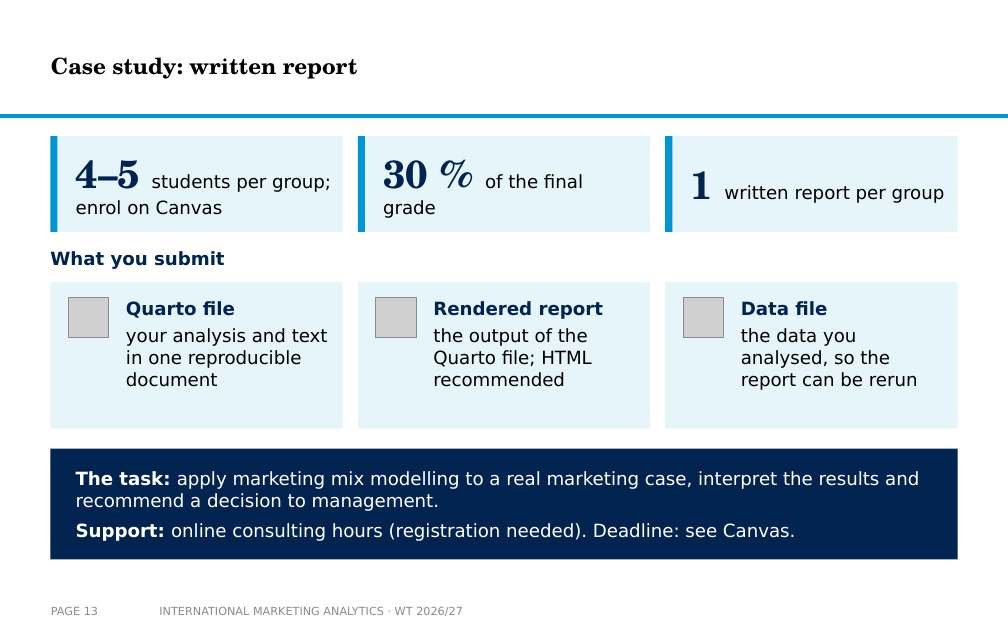
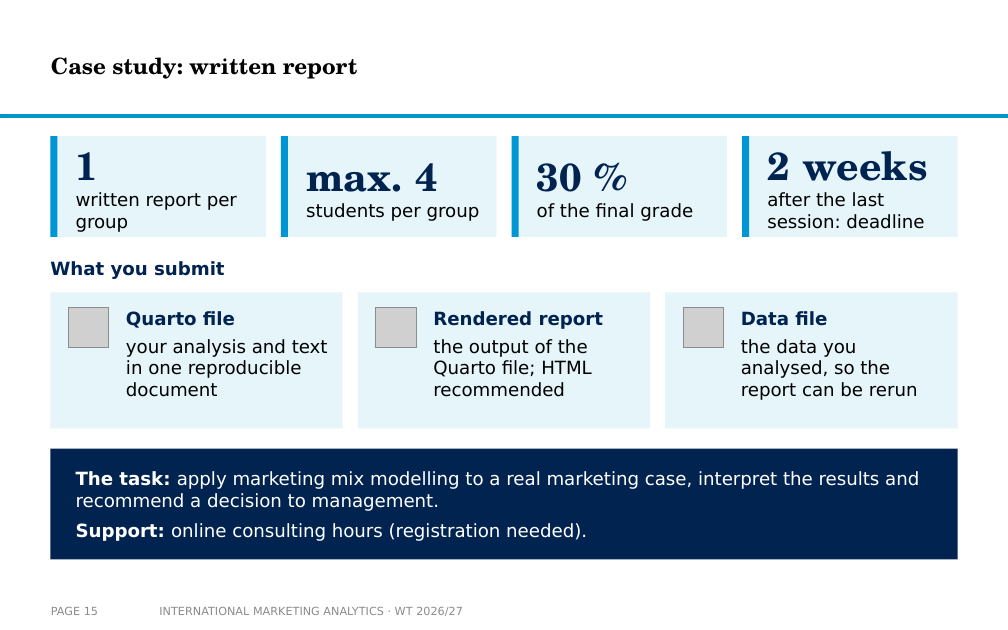
Before and after one commit to arnefloh-wu/International-Marketing-Analytics, a slide deck: slide 15 of slides/00a_course-content-and-style_WT26-27.pptx (slide 13 before the commit). Drawn at 1008x630 pixels with LibreOffice and Linux fonts; fonts in the diff are those of the drawing; grey boxes stand for pictures; background and template pictures are left out. Boxes give left, top, right and bottom in pixels: in the first picture for what was removed or moved away, otherwise in the second. Text is boxed around its words. In the diff, an @@ line names an element or a change of style, - is before the commit and + after.

```diff
--- a/slides/00a_course-content-and-style_WT26-27.pptx
+++ b/slides/00a_course-content-and-style_WT26-27.pptx
@@ rectangle: place and size @@
-rectangle at bbox=[50, 136, 57, 232]
+rectangle at bbox=[50, 136, 57, 237]
@@ rectangle: place and size @@
-rectangle at bbox=[50, 136, 343, 232]
+rectangle at bbox=[50, 136, 266, 237]
@@ rectangle: place and size @@
-rectangle at bbox=[358, 136, 365, 232]
+rectangle at bbox=[281, 136, 288, 237]
@@ rectangle: place and size @@
-rectangle at bbox=[358, 136, 650, 232]
+rectangle at bbox=[281, 136, 497, 237]
@@ rectangle added at bbox=[512, 136, 728, 237], fill #E5F5FA @@
@@ rectangle added at bbox=[512, 136, 519, 237], fill #0096D3 @@
@@ rectangle: place and size @@
-rectangle at bbox=[665, 136, 958, 232]
+rectangle at bbox=[742, 136, 958, 237]
@@ rectangle: place and size @@
-rectangle at bbox=[665, 136, 672, 232]
+rectangle at bbox=[742, 136, 749, 237]
@@ text at bbox=[76, 152, 237, 232]: text changed @@
-1 written report per group
+1
+written report per group
@@ text at bbox=[306, 163, 480, 221]: text changed @@
-4–5 students per group; enrol on Canvas
+max. 4
+students per group
@@ text at bbox=[537, 163, 693, 221]: text changed @@
-30 % of the final grade
+30 %
+of the final grade
@@ text added at bbox=[767, 151, 928, 229], 13 pt, text #000000 @@
+2 weeks
+after the last session: deadline
@@ 3 pictures, 1 text: place and size @@
-3 pictures, 1 text at bbox=[50, 251, 724, 338]
+3 pictures, 1 text at bbox=[50, 261, 724, 348]
@@ rectangle: place and size @@
-rectangle at bbox=[50, 282, 343, 428]
+rectangle at bbox=[50, 292, 343, 428]
@@ rectangle: place and size @@
-rectangle at bbox=[358, 282, 650, 428]
+rectangle at bbox=[358, 292, 650, 428]
@@ rectangle: place and size @@
-rectangle at bbox=[665, 282, 958, 428]
+rectangle at bbox=[665, 292, 958, 428]
@@ text "Quarto file": place and size @@
-text "Quarto file" at bbox=[126, 301, 328, 387]
+text "Quarto file" at bbox=[126, 311, 328, 397]
@@ text "Rendered report": place and size @@
-text "Rendered report" at bbox=[433, 301, 603, 387]
+text "Rendered report" at bbox=[433, 311, 603, 397]
@@ text "Data file": place and size @@
-text "Data file" at bbox=[741, 301, 918, 390]
+text "Data file" at bbox=[741, 311, 918, 400]
@@ text at bbox=[76, 523, 587, 541]: text changed @@
-Support: online consulting hours (registration needed). Deadline: see Canvas.
+Support: online consulting hours (registration needed).
```
Also in this commit, not shown: 7 other slides changed, 2 slides added, 4 other files.
